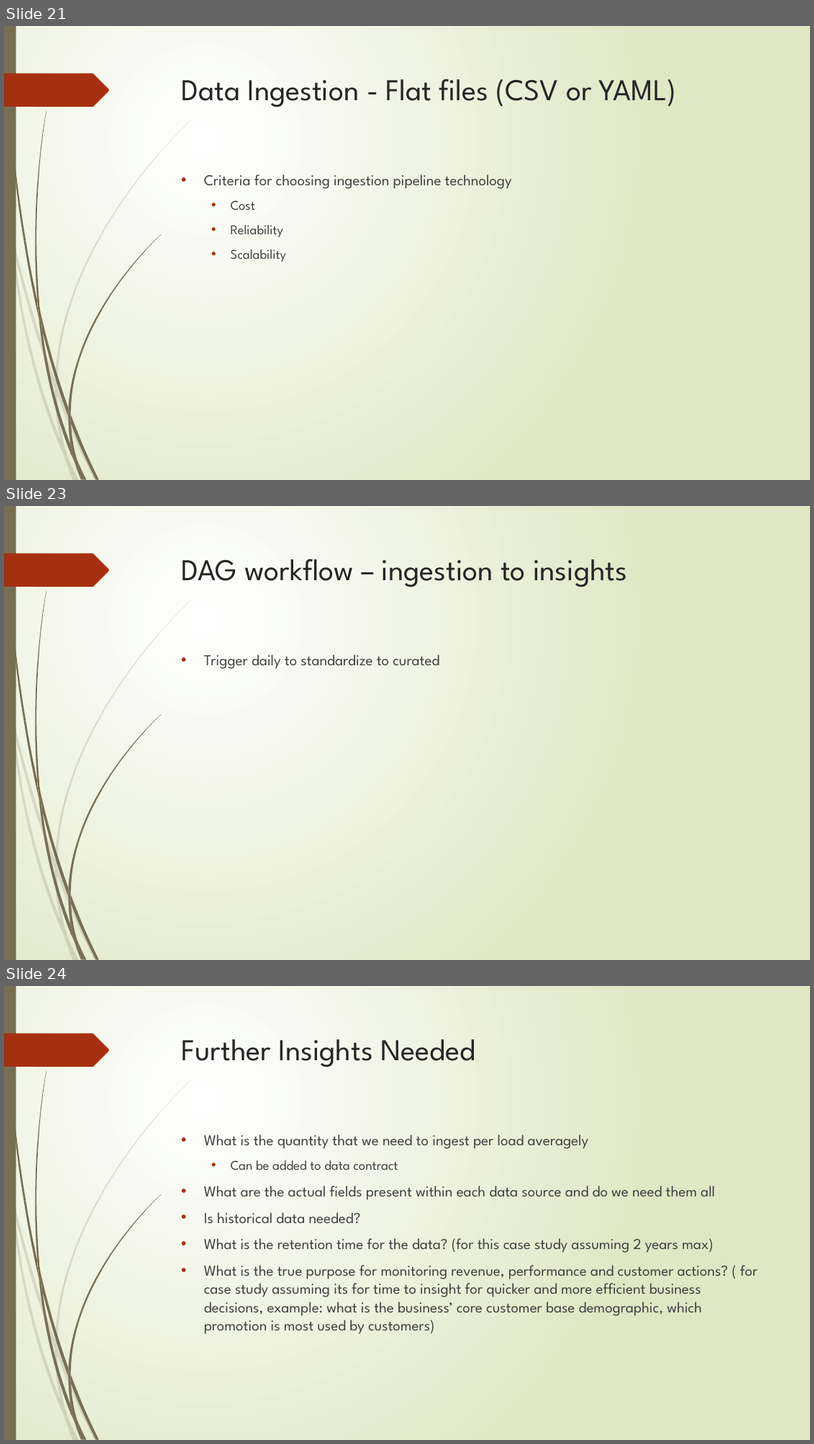
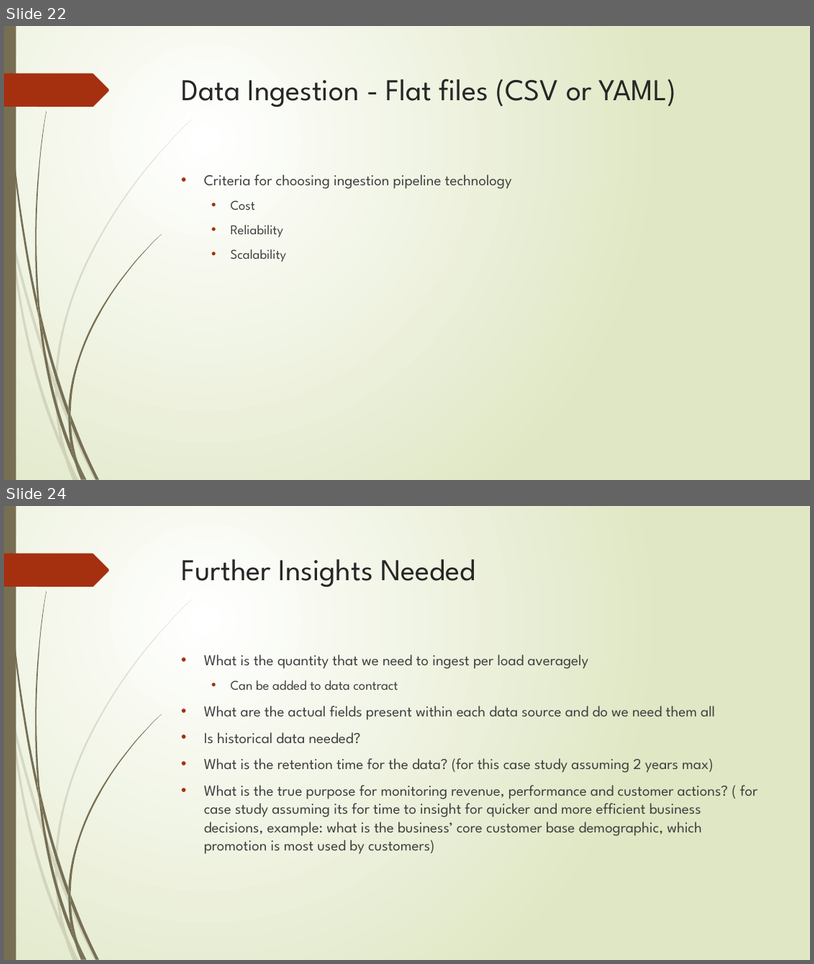
Before and after one commit to gabrielchanyk/food_insights_data_engineering, a slide deck: InsightEats Case Study.pptx. Shown one above the other, each under a label of ours: slides 21, 23 and 24 before the commit, slides 22 and 24 after it; the slides between them are not shown. The pictures are 814x1444 and 814x964 pixels, drawn with LibreOffice and Linux fonts; fonts in the diff are those of the drawing. Boxes give left, top, right and bottom in pixels: in the first picture for what was removed or moved away, otherwise in the second. Text is boxed around its words. In the diff, an @@ line names an element or a change of style, - is before the commit and + after.

```diff
--- a/InsightEats Case Study.pptx
+++ b/InsightEats Case Study.pptx
@@ slide 23 removed at (4,506,810,960), background gradient #FFFFFF to #DFE8C4; not listed: 24 template elements that a slide beside it also shows @@
@@ title removed at (182,559,628,587) @@
-DAG workflow – ingestion to insights
@@ text removed at (204,654,440,669) @@
-• Trigger daily to standardize to curated
@@ what was slide 21 is now slide 22 @@
```
Also in this commit, not shown: 9 slides changed, 1 slide added, 1 other slide removed, 7 other files.
